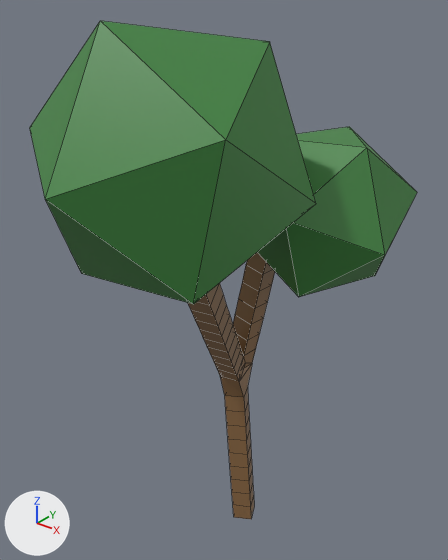
Before and after pictures for a commit that changed the Blender file tree03.blend.
Both versions are drawn from a 50 mm lens placed at (7.75, -10.6, 13.71), pointed at (-0.09, -0.8, 7.63). Lighting does not change. The marker at lower left points along +X, +Y and +Z. Mesh edges are drawn as thin lines.
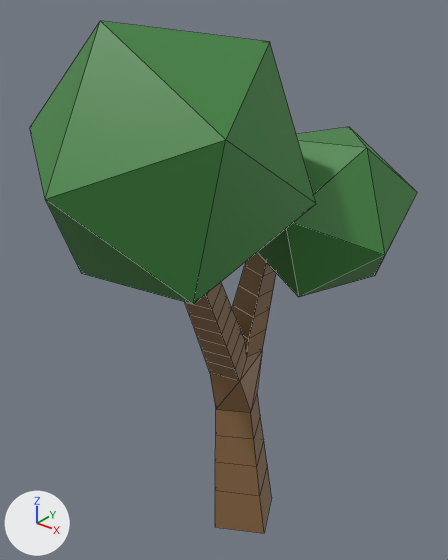
The change, as a list of edits to the scene's bpy script:
```text
Change me_cube_001:
    used by ob_cube; location = (0.0, 0.0, 0.0); rotation_euler = (-0.0474, 0.0706, 0.0209), in degrees (-2.7, 4, 1.2)
    remove me_cube_001.from_pydata(...)  # 6 vertices, 0 faces, 5 loose edges; spans x -0.69..0.71, y -3.61..0.59, z 0.0..10.54
    add me_cube_001.from_pydata(...)  # 114 vertices, 115 faces; spans x -1.13..0.91, y -3.9..0.91, z -0.1..10.7
    me_cube_001 part 1: the whole mesh is rebuilt
Change ob_cube:
    remove _m = ob_cube.modifiers.new('Skin', 'SKIN')
```

Where the change shows, as pixel boxes (x1, y1, x2, y2) in the pictures (448 x 560 px):
'Cube', reshaped, modifiers changed
    before: (188, 252, 275, 519)
    after: (185, 252, 276, 533)
part 1 of me_cube_001, built on (brown)
    after: (185, 259, 276, 533)
